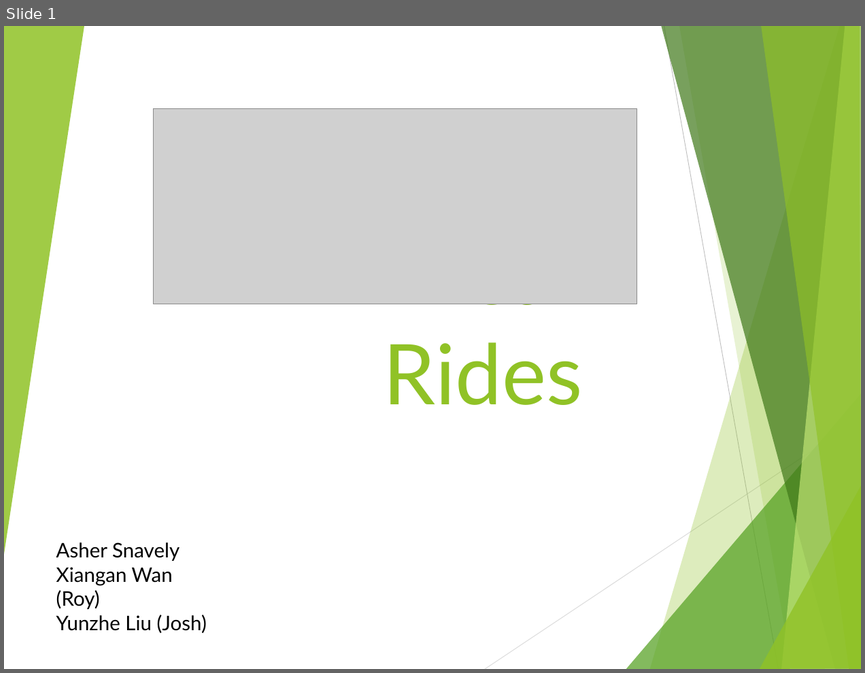
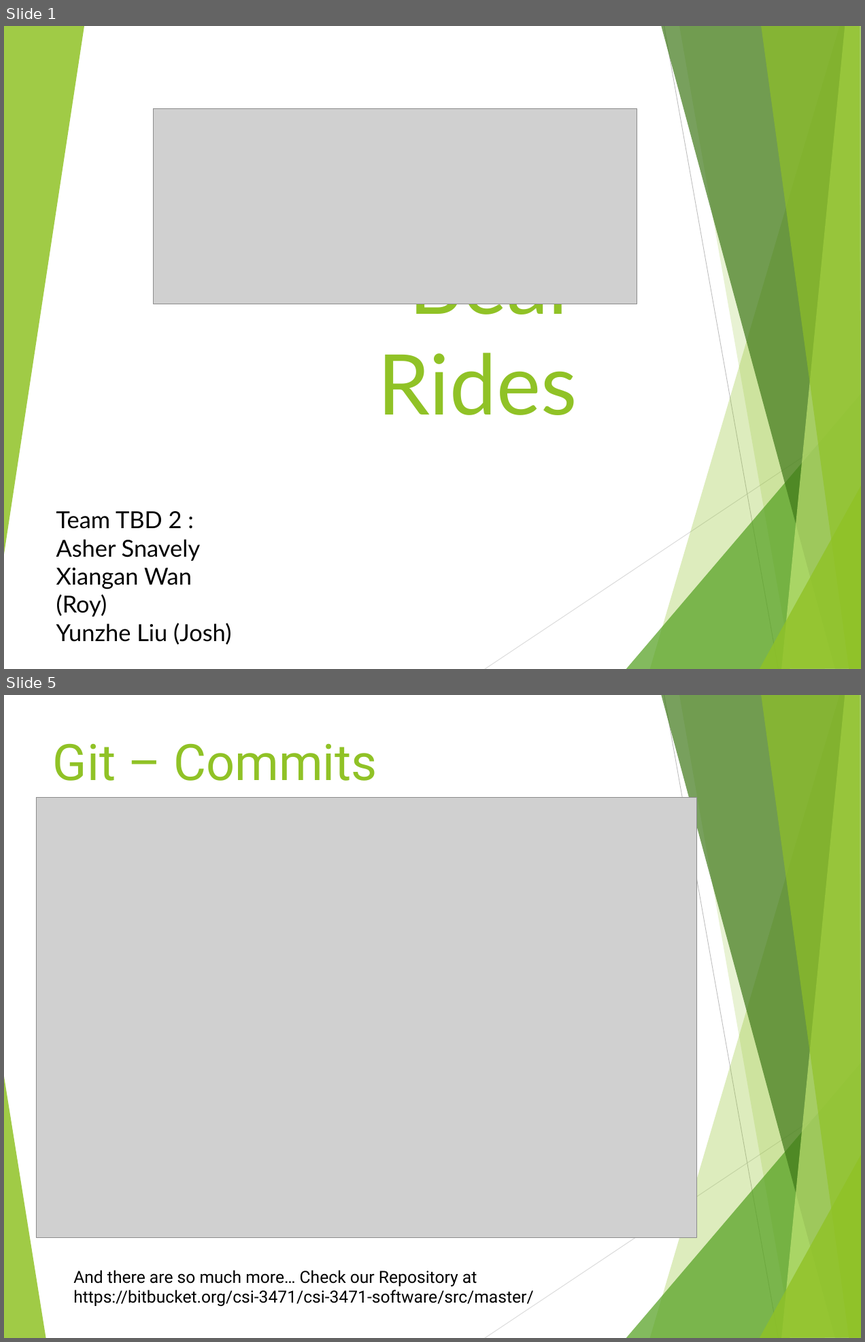
Before and after one commit to Haizhepi/BearRides, a slide deck: Documentation/Iteration3.pptx. Shown one above the other, each under a label of ours: slide 1 before the commit, slides 1 and 5 after it; the slides between them are not shown. The pictures are 865x673 and 865x1342 pixels, drawn with LibreOffice and Linux fonts; fonts in the diff are those of the drawing; grey boxes stand for pictures. Boxes give left, top, right and bottom in pixels: in the first picture for what was removed or moved away, otherwise in the second. Text is boxed around its words. In the diff, an @@ line names an element or a change of style, - is before the commit and + after.

```diff
--- a/Documentation/Iteration3.pptx
+++ b/Documentation/Iteration3.pptx
@@ slide 5 added at [4, 695, 861, 1338], background #FFFFFF; not listed: 9 template elements that a slide beside it also shows @@
@@ title added at [53, 743, 377, 781], 60 pt, text #90C226 @@
+Git – Commits
@@ picture added at [36, 798, 696, 1237] @@
@@ freeform shape added at [4, 1071, 46, 1338], fill #90C226 at 85% opacity @@
@@ text added at [73, 1270, 533, 1306], 20 pt, text #000000 @@
+And there are so much more… Check our Repository at
+https://bitbucket.org/csi-3471/csi-3471-software/src/master/
@@ slide 1 changed as well @@
@@ title "Bear Rides" rewrapped from [383, 303, 585, 405] to [378, 303, 579, 415] @@
@@ text "Team TBD 2 :": place and size @@
-text "Team TBD 2 :" at [56, 542, 207, 633]
+text "Team TBD 2 :" at [56, 511, 231, 644]
@@ text at [56, 511, 182, 529]: paragraph added @@
+Team TBD 2 :
@@ text at [56, 539, 231, 644]: size 24 to 28 pt in "Asher Snavely", "Xiangan Wan (Roy)", "Yunzhe Liu (Josh)" @@
```
Also in this commit, not shown: 8 other slides changed, 7 other slides added, 5 slides removed, 17 other files.
